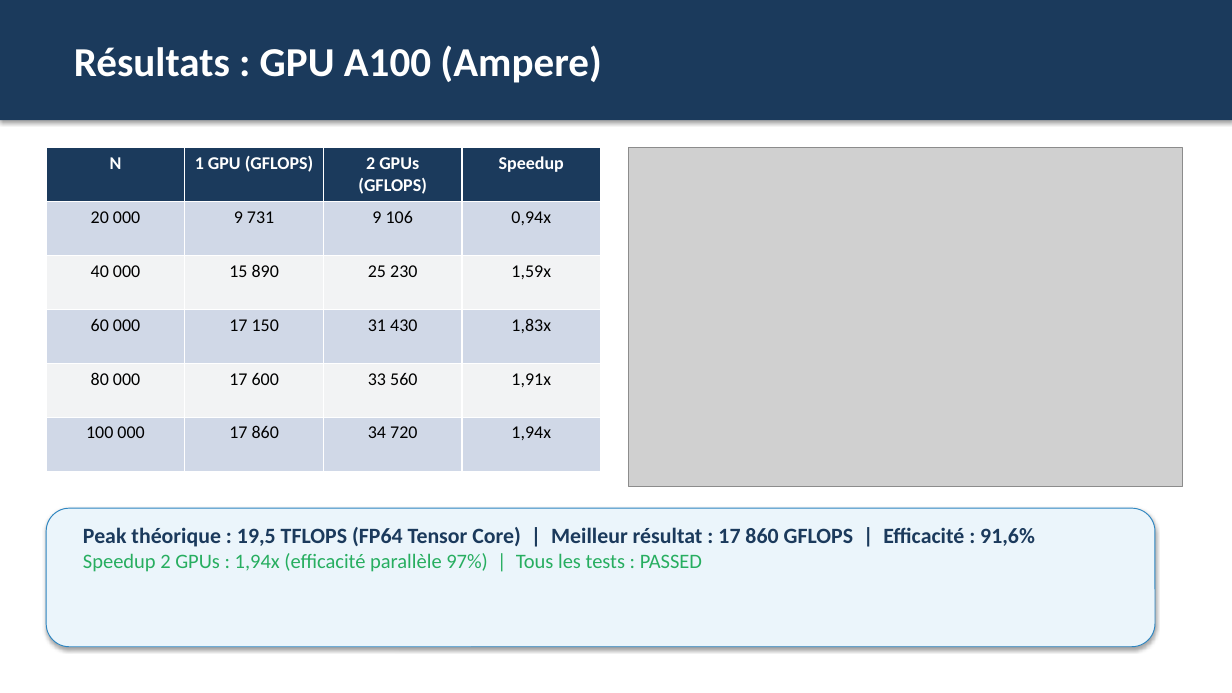
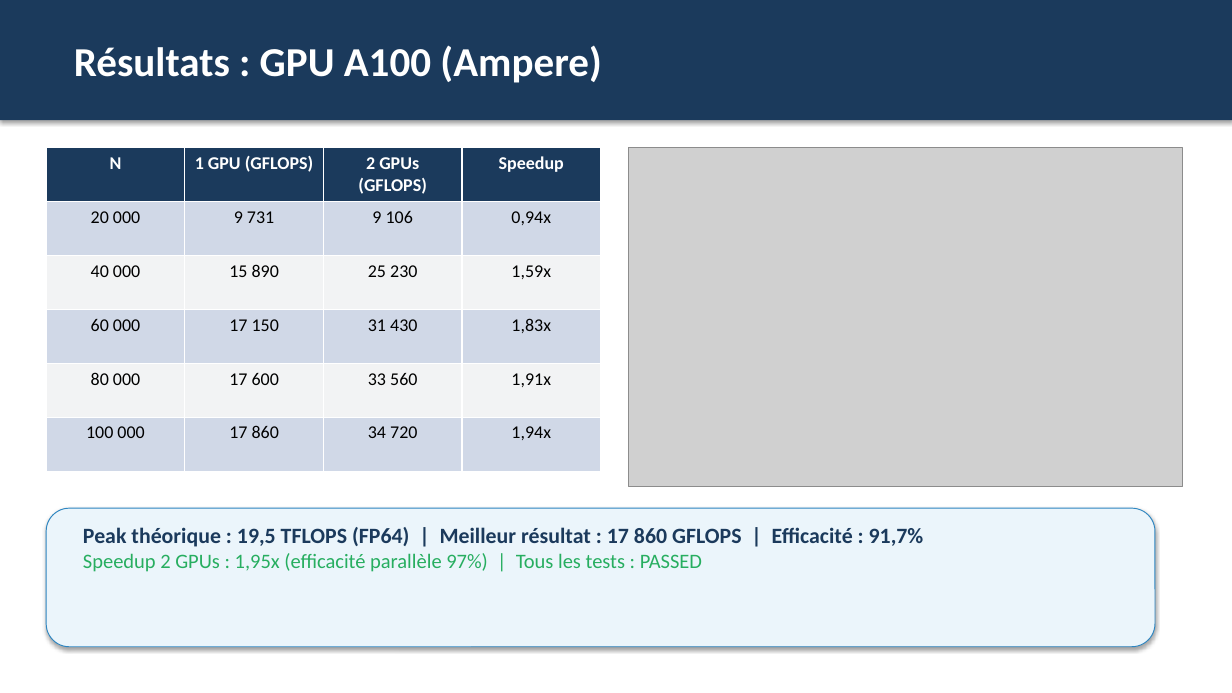
Before and after one commit to achraf-benmalk/mpna-local, a slide deck: slide 4 of project/presentation_finale/HPL_Resultats_Analyse.pptx. Drawn at 1232x693 pixels with LibreOffice and Linux fonts; fonts in the diff are those of the drawing; grey boxes stand for pictures. Boxes give left, top, right and bottom in pixels: in the first picture for what was removed or moved away, otherwise in the second. Text is boxed around its words. In the diff, an @@ line names an element or a change of style, - is before the commit and + after.

```diff
--- a/project/presentation_finale/HPL_Resultats_Analyse.pptx
+++ b/project/presentation_finale/HPL_Resultats_Analyse.pptx
@@ text at [83,527,924,572]: text changed @@
-Peak théorique : 19,5 TFLOPS (FP64 Tensor Core) | Meilleur résultat : 17 860 GFLOPS | Efficacité : 91,6%
-Speedup 2 GPUs : 1,94x (efficacité parallèle 97%) | Tous les tests : PASSED
+Peak théorique : 19,5 TFLOPS (FP64) | Meilleur résultat : 17 860 GFLOPS | Efficacité : 91,7%
+Speedup 2 GPUs : 1,95x (efficacité parallèle 97%) | Tous les tests : PASSED
```
Also in this commit, not shown: 5 other slides changed, 3 other files.
